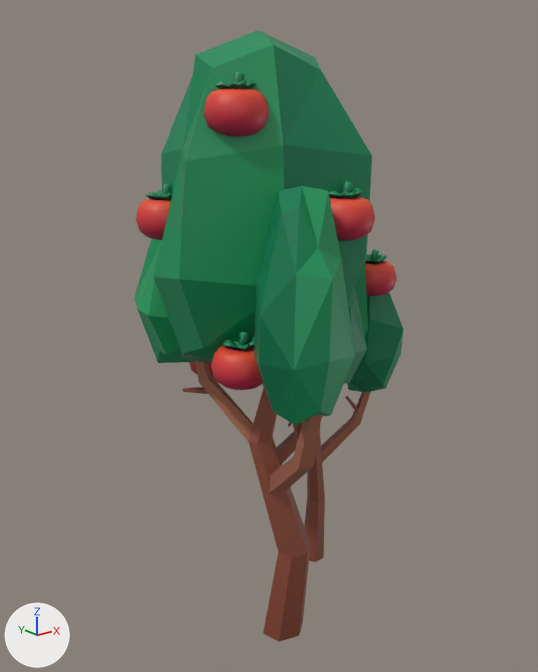
The Blender file art_models/tree3tomatoX.blend as it was, and as the next commit left it.
Rendered twice from a 50 mm lens placed at (-6.63, -8.45, 7.73), pointed at (-0.26, -0.48, 4.55). Arrows for +X, +Y and +Z are at lower left; the lights stay in place. The first picture is the older version.

Names of what the first picture shows: 'Tree_temp_climate_005.005', 'Tree_temp_climate_005.006', 'food_ingredient_tomato_Sphere.012', 'food_ingredient_tomato_Sphere.013', 'food_ingredient_tomato_Sphere.014', 'food_ingredient_tomato_Sphere.015', 'food_ingredient_tomato_Sphere.016', 'food_ingredient_tomato_Sphere.018'.
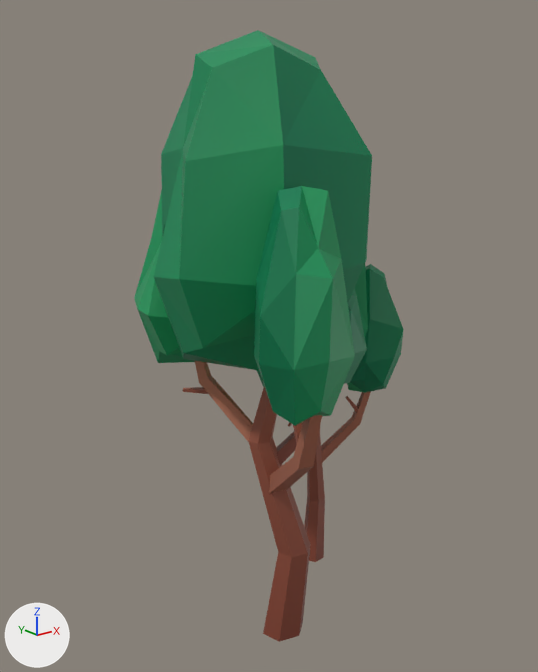
The edits, one by one:
Object 'food_ingredient_tomato_Sphere.012' (ob_food_ingredient_tomato_sphere_012) is deleted.
Object 'food_ingredient_tomato_Sphere.013' (ob_food_ingredient_tomato_sphere_013) is deleted.
Object 'food_ingredient_tomato_Sphere.014' (ob_food_ingredient_tomato_sphere_014) is deleted.
Object 'food_ingredient_tomato_Sphere.015' (ob_food_ingredient_tomato_sphere_015) is deleted.
Object 'food_ingredient_tomato_Sphere.016' (ob_food_ingredient_tomato_sphere_016) is deleted.
Object 'food_ingredient_tomato_Sphere.018' (ob_food_ingredient_tomato_sphere_018) is deleted.

Pixel boxes (x1, y1, x2, y2) of what changed, in the pictures (538 x 672 px):
'food_ingredient_tomato_Sphere.016', deleted (red)
    before: (204, 72, 269, 137)
'food_ingredient_tomato_Sphere.013', deleted (red)
    before: (211, 331, 263, 390)
'food_ingredient_tomato_Sphere.012', deleted (red)
    before: (329, 181, 375, 241)
'food_ingredient_tomato_Sphere.014', deleted (red)
    before: (136, 183, 172, 240)
'food_ingredient_tomato_Sphere.018', deleted (red)
    before: (365, 249, 397, 296)
'food_ingredient_tomato_Sphere.015', deleted (mostly hidden)
    before: (189, 362, 215, 379)
